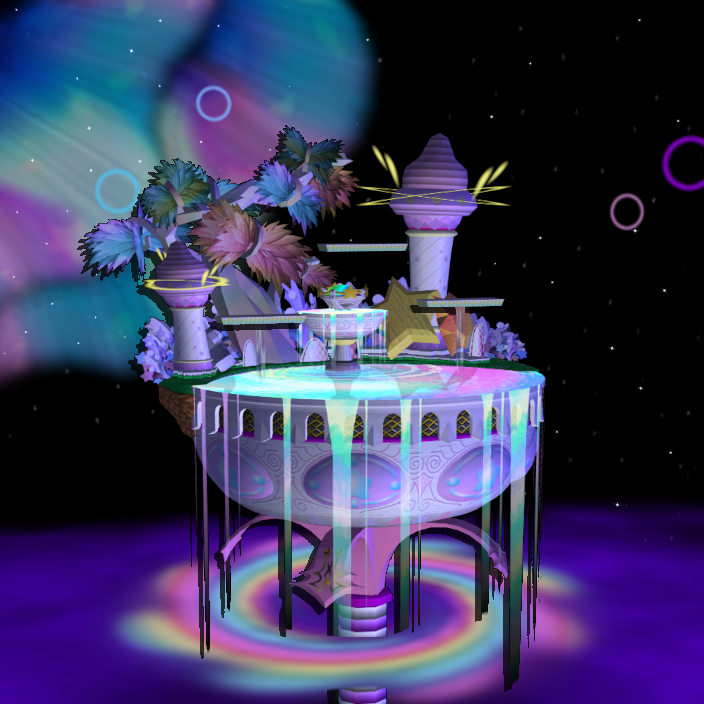
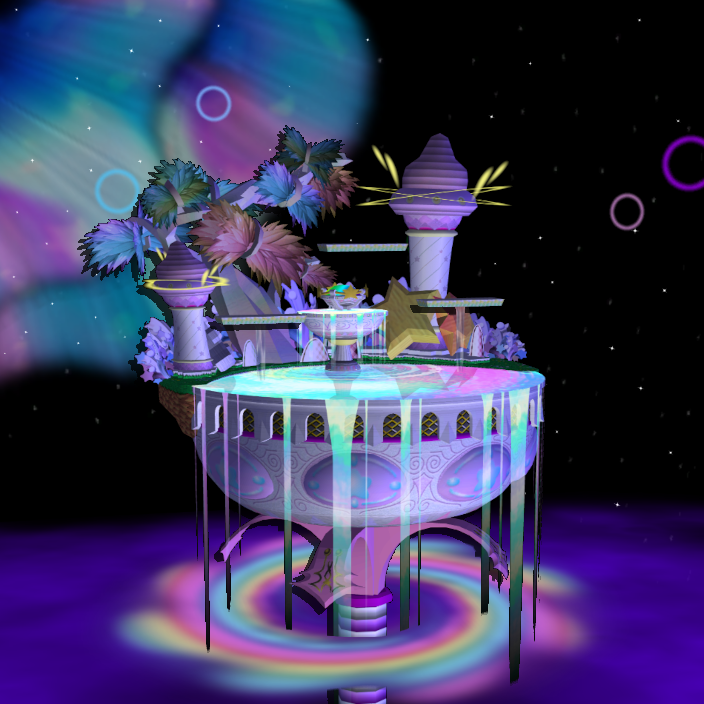
Revision of a layered 704 × 704 image; what changed, layer by layer:
painted on "Shadow" over [190, 493, 535, 692]
